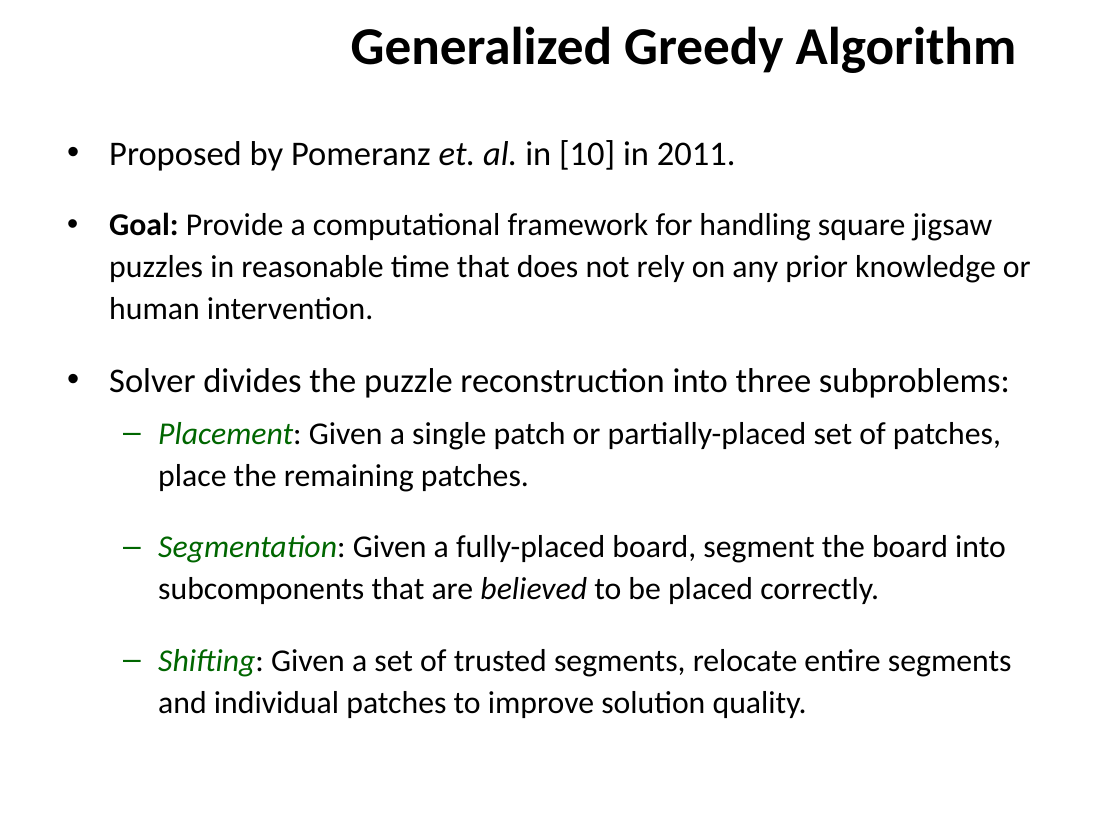
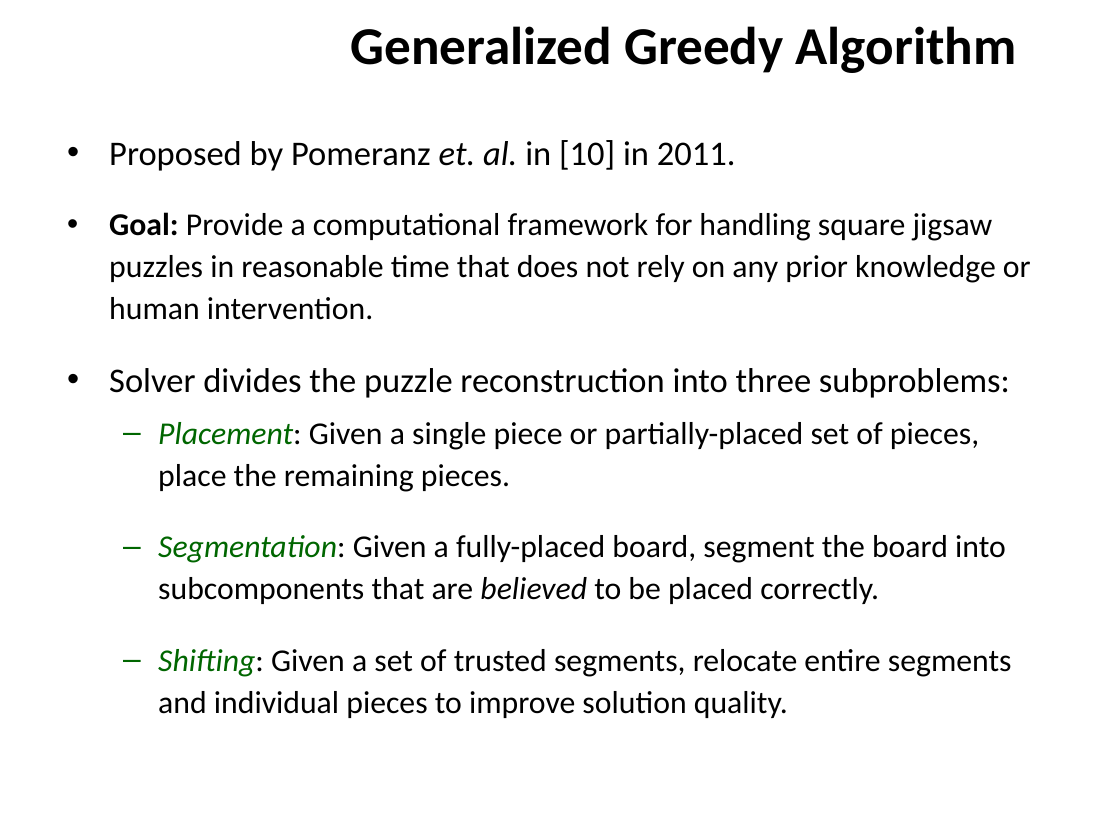
Before and after one commit to ZaydH/sjsu_thesis, a slide deck: slide 30 of Papers/Zayd_Hammoudeh_-_Square_Jigsaw_Puzzle_Problem_Literature_Review.pptx (slide 28 before the commit). Drawn at 1120x840 pixels with LibreOffice and Linux fonts; fonts in the diff are those of the drawing; background and template pictures are left out. Boxes give left, top, right and bottom in pixels: in the first picture for what was removed or moved away, otherwise in the second. Text is boxed around its words. In the diff, an @@ line names an element or a change of style, - is before the commit and + after.

Commit message:
More work on the literature review.  Cleaning up the presentation. Standardizing on reviewing to the "patches" as "pieces"

```diff
--- a/Papers/Zayd_Hammoudeh_-_Square_Jigsaw_Puzzle_Problem_Literature_Review.pptx
+++ b/Papers/Zayd_Hammoudeh_-_Square_Jigsaw_Puzzle_Problem_Literature_Review.pptx
@@ text at <box>158,422,979,492</box>: text changed @@
-  – Placement: Given a single patch or partially-placed set of patches, place the remaining patches.
+  – Placement: Given a single piece or partially-placed set of pieces, place the remaining pieces.
@@ text at <box>158,649,1012,718</box>: text changed @@
-  – Shifting: Given a set of trusted segments, relocate entire segments and individual patches to improve solution quality.
+  – Shifting: Given a set of trusted segments, relocate entire segments and individual pieces to improve solution quality.
```
Also in this commit, not shown: 10 other slides changed, 4 slides added.
